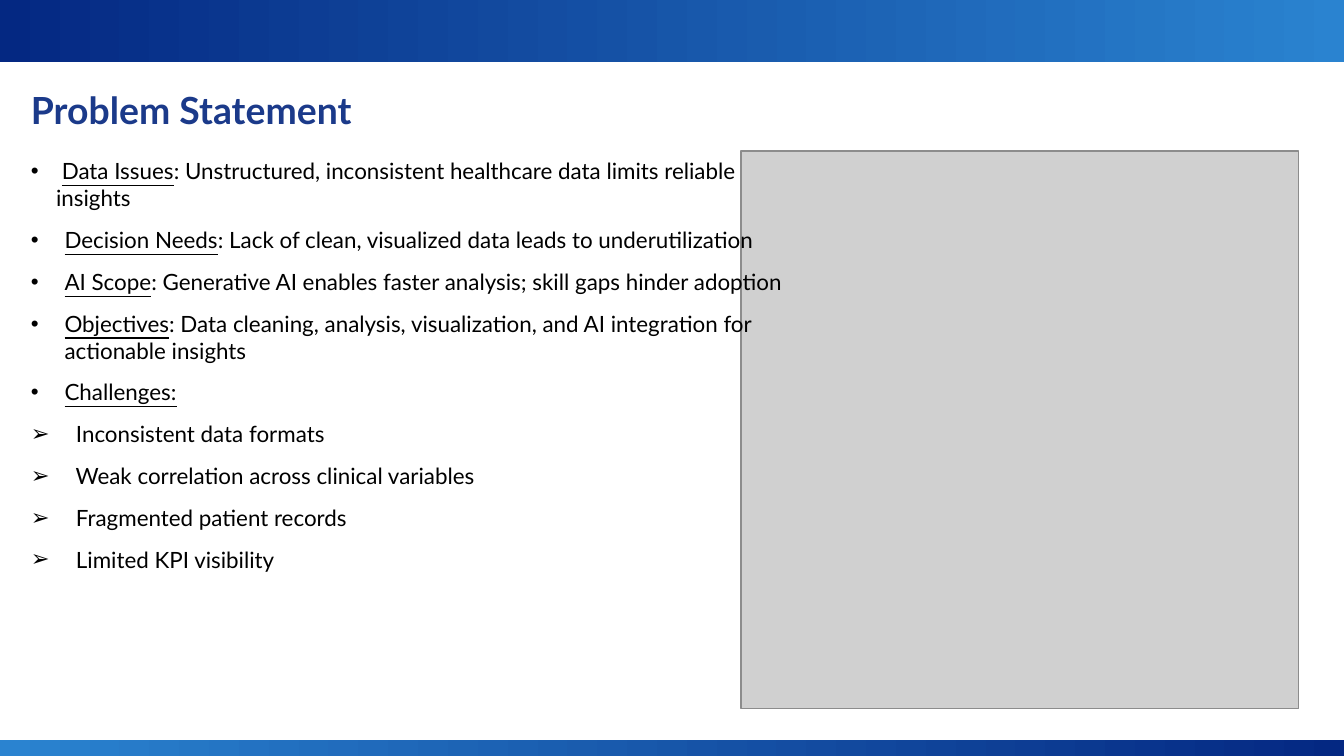
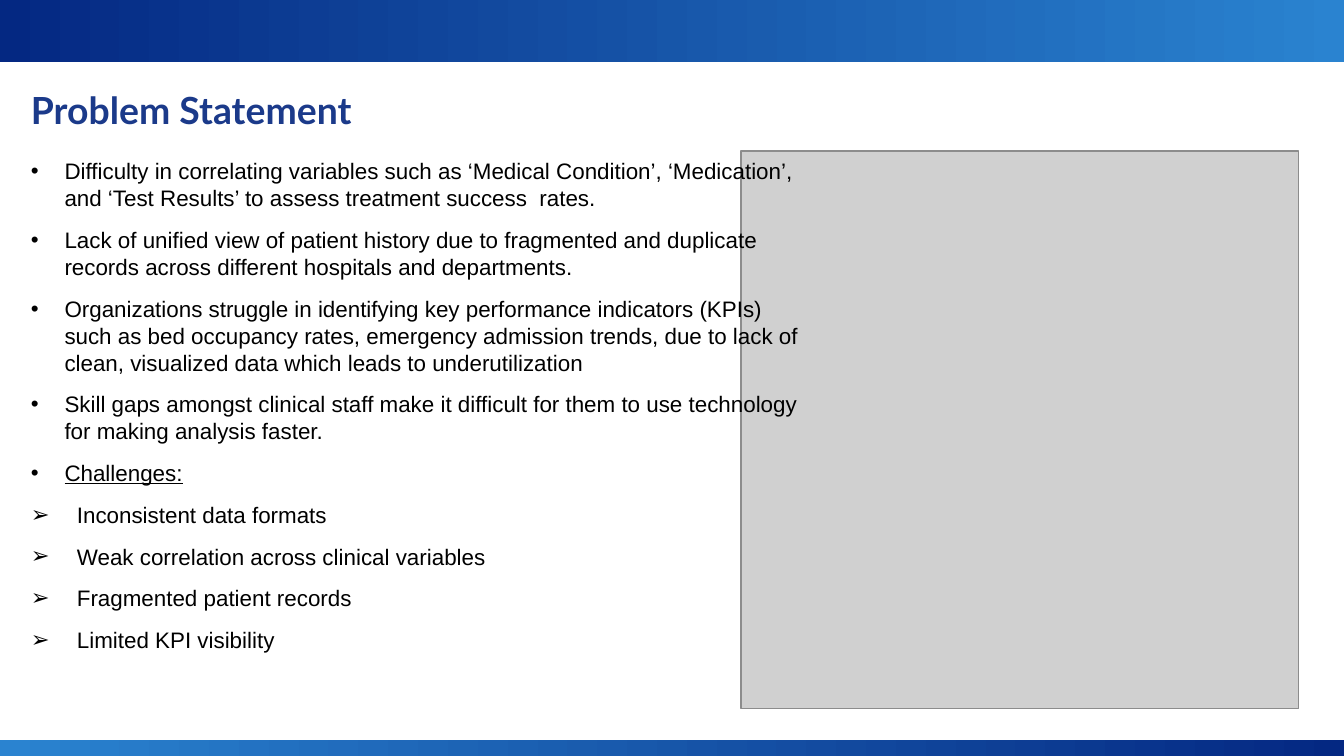
Before and after one commit to SonalGenani/Health-Metrics-Dashboard, a slide deck: slide 4 of health_dashboarrd_ppt.pptx. Drawn at 1344x756 pixels with LibreOffice and Linux fonts; fonts in the diff are those of the drawing; grey boxes stand for pictures; background and template pictures are left out. Boxes give left, top, right and bottom in pixels: in the first picture for what was removed or moved away, otherwise in the second. Text is boxed around its words. In the diff, an @@ line names an element or a change of style, - is before the commit and + after.

```diff
--- a/health_dashboarrd_ppt.pptx
+++ b/health_dashboarrd_ppt.pptx
@@ text at bbox=[65, 162, 798, 444]: text changed; font Lato to Arial @@
-• Data Issues: Unstructured, inconsistent healthcare data limits reliable insights
-• Decision Needs: Lack of clean, visualized data leads to underutilization
-• AI Scope: Generative AI enables faster analysis; skill gaps hinder adoption
-• Objectives: Data cleaning, analysis, visualization, and AI integration for actionable insights
+• Difficulty in correlating variables such as ‘Medical Condition’, ‘Medication’, and ‘Test Results’ to assess treatment success rates.
+• Lack of unified view of patient history due to fragmented and duplicate records across different hospitals and departments.
+• Organizations struggle in identifying key performance indicators (KPIs) such as bed occupancy rates, emergency admission trends, due to lack of clean, visualized data which leads to underutilization
+• Skill gaps amongst clinical staff make it difficult for them to use technology for making analysis faster.
@@ text at bbox=[65, 464, 486, 653]: font Lato to Arial in "Challenges:", "Inconsistent data formats", "Weak correlation across clinical variables", "Fragmented patient records" and 1 more places @@
```
Also in this commit, not shown: 1 other slide changed.
